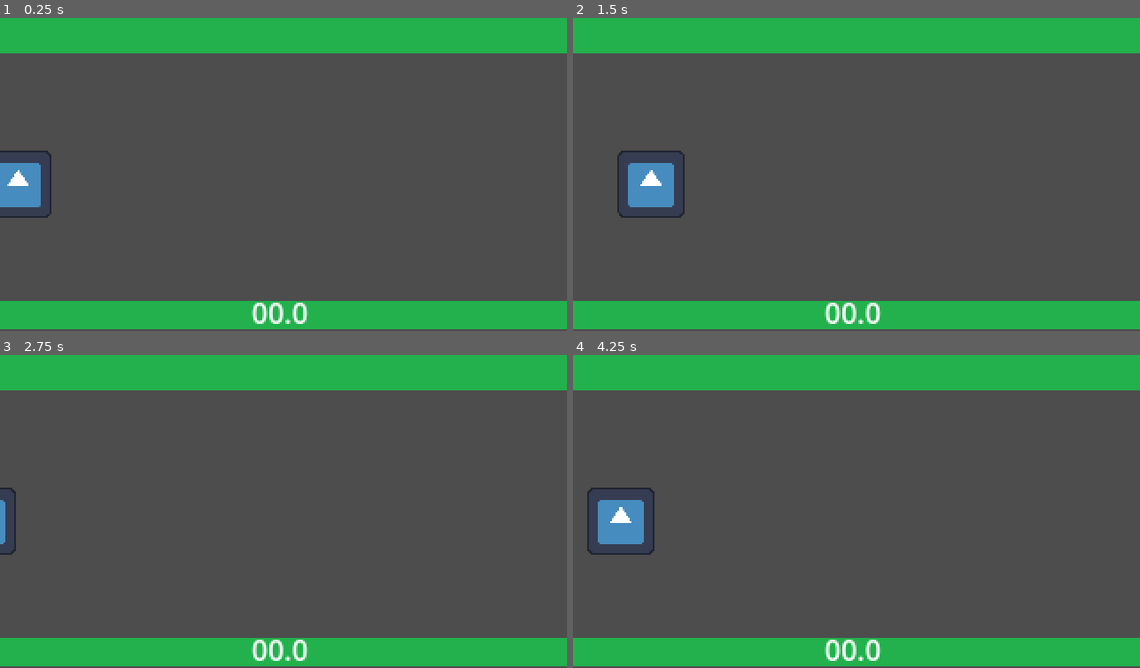
Above: before the commit, frames 1-4 (two rows, left to right).
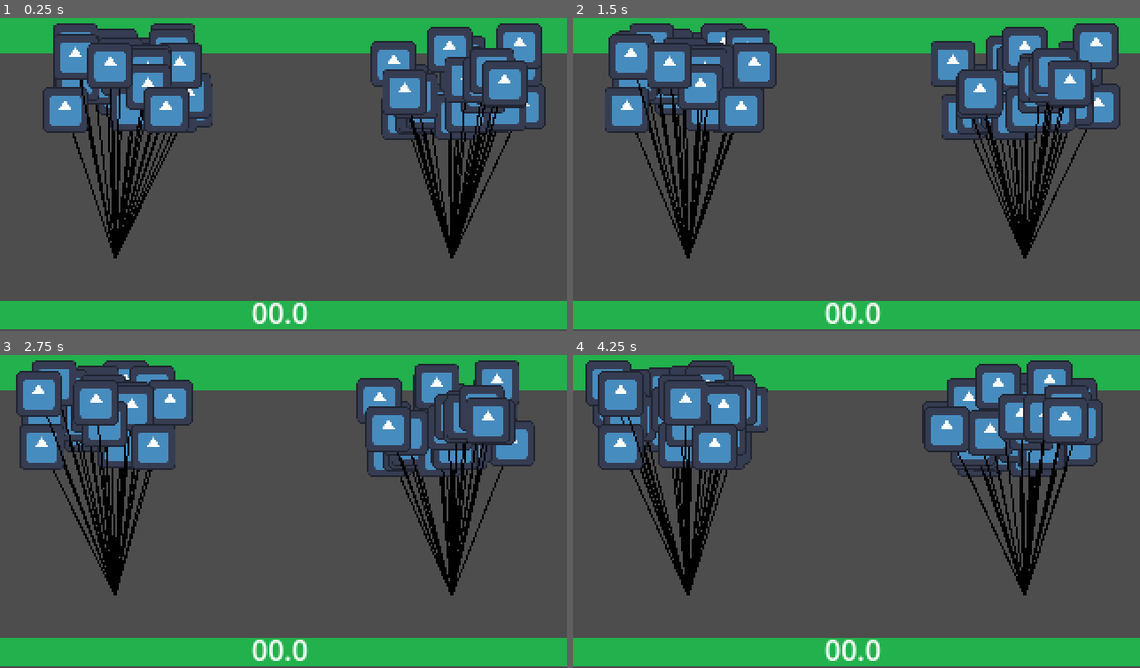
Above: after the commit, the same moments.

Repository: kevinesaa/balloons-wars
Game: Godot game, scene res://levels/level.tscn
Same seed, same stepped clock (60 frames per second), same inputs: the game is played once before the commit and once after it. The engine's default icon, where the game draws it, is replaced by a stand-in: a white triangle on a blue panel in a dark square.
Inputs:
- Up to frame 1 (0.25 s): no input
- Up to frame 2 (1.5 s): tap S (player_one) at 0.6 s; tap K (player_two) at 1.35 s
- Up to frame 3 (2.75 s): tap Space (start_game) at 2.1 s
- Up to frame 4 (4.25 s): tap S (player_one) at 2.85 s; tap K (player_two) at 3.6 s

The runs differ from the first frame. In frame 1, 18% of the frame differs, in the area x 0-97%, y 1-77%; in frame 2, 19%, in the area x 5-97%, y 1-77%; in frame 3, 17%; in frame 4, 19%.

Commit message:
add balloons group

Diff:
--- /dev/null
+++ b/entities/helium_balloon.gd
@@ -0,0 +1,5 @@
+extends Node2D
+class_name HeliumBalloon
+
+@onready var line:Line = $line
+@onready var balloon:Balloon = $balloon
--- /dev/null
+++ b/entities/helium_balloon.tscn
@@ -0,0 +1,17 @@
+[gd_scene load_steps=5 format=3 uid="uid://ba4xyulv5cqff"]
+
+[ext_resource type="Script" uid="uid://bw6mu5tgwrtk7" path="res://entities/helium_balloon.gd" id="1_3lyi4"]
+[ext_resource type="Script" uid="uid://c85awetdg3ng1" path="res://scripts/line.gd" id="1_ukl64"]
+[ext_resource type="Texture2D" uid="uid://cbldkqdanuym6" path="res://icon.svg" id="2_3lyi4"]
+[ext_resource type="Script" uid="uid://4f1p3neijvyy" path="res://scripts/balloon.gd" id="3_xjlpg"]
+
+[node name="helium_balloon" type="Node2D"]
+script = ExtResource("1_3lyi4")
+
+[node name="line" type="Node2D" parent="."]
+script = ExtResource("1_ukl64")
+
+[node name="balloon" type="Sprite2D" parent="."]
+scale = Vector2(0.2, 0.2)
+texture = ExtResource("2_3lyi4")
+script = ExtResource("3_xjlpg")
--- a/levels/level.tscn
+++ b/levels/level.tscn
@@ -1,11 +1,10 @@
-[gd_scene load_steps=8 format=3 uid="uid://c3ddmni6dpr30"]
+[gd_scene load_steps=7 format=3 uid="uid://c3ddmni6dpr30"]
 
 [ext_resource type="Script" uid="uid://lrqiv0orm7ym" path="res://scripts/input_manager.gd" id="1_eg28h"]
 [ext_resource type="Texture2D" uid="uid://vp0gaqd3plfl" path="res://sprites/ground.png" id="1_mmh4m"]
 [ext_resource type="Script" uid="uid://brj51lhlm4jec" path="res://scripts/startGameTimerListener.gd" id="2_cwqvt"]
 [ext_resource type="Script" uid="uid://dajjc74u20g0n" path="res://scripts/game_play_timer.gd" id="4_5mrsh"]
-[ext_resource type="Texture2D" uid="uid://cbldkqdanuym6" path="res://icon.svg" id="5_safpt"]
-[ext_resource type="Script" uid="uid://4f1p3neijvyy" path="res://scripts/balloon.gd" id="6_gjl0y"]
+[ext_resource type="Script" uid="uid://bldxhbqmwtygv" path="res://scripts/balloon_manager.gd" id="6_gjl0y"]
 
 [sub_resource type="RectangleShape2D" id="RectangleShape2D_0spnt"]
 size = Vector2(319.5, 17)
@@ -39,6 +38,9 @@
 [node name="Camera2D" type="Camera2D" parent="."]
 position = Vector2(160, 91)
 
+[node name="balloonManager" type="Node2D" parent="."]
+script = ExtResource("6_gjl0y")
+
 [node name="startGameTimer" type="Timer" parent="."]
 wait_time = 3.0
 one_shot = true
@@ -64,12 +66,6 @@
 horizontal_alignment = 1
 vertical_alignment = 1
 
-[node name="Icon" type="Sprite2D" parent="."]
-position = Vector2(73, 98)
-scale = Vector2(0.3, 0.3)
-texture = ExtResource("5_safpt")
-script = ExtResource("6_gjl0y")
-
 [connection signal="startGamePress" from="inputManager" to="startGameTimerListener" method="onStartPressButton"]
 [connection signal="timeout" from="startGameTimer" to="inputManager" method="onGameTimerFinish"]
 [connection signal="timeout" from="startGameTimer" to="gamePlayTimer" method="onInitGamePlay"]
--- a/scripts/balloon.gd
+++ b/scripts/balloon.gd
@@ -1,9 +1,11 @@
 extends Sprite2D
+class_name Balloon
 
-var ang = 20
-var radius = 30
-var origin = 20
-var speed = 3
+var ang = 0
+
+var origin = 0
+var radius = 0
+var speed = 0
 
 func _process(delta):
 	ang += speed * delta
--- /dev/null
+++ b/scripts/balloon_manager.gd
@@ -0,0 +1,24 @@
+extends Node2D
+
+var helium_balloon: PackedScene = preload("res://entities/helium_balloon.tscn")
+
+func _ready():
+	create_balloons(30, 100)#left group
+	create_balloons(220, 290)#right group
+
+func create_balloons(from,to):
+	for i in 30:
+		var instance: HeliumBalloon = helium_balloon.instantiate()
+		add_child(instance)
+
+		var balloon = instance.balloon
+		balloon.origin = randi_range(from,to)
+		balloon.position.x = randi_range(30,100)
+		balloon.position.y = randi_range(20,60)
+		balloon.speed = 1
+		balloon.ang =randi_range(-1,1)
+		balloon.radius = randi_range(5,15)
+
+		var line = instance.line
+		line.x_final = (from + to) / 2
+		line.y_final = 140
--- /dev/null
+++ b/scripts/line.gd
@@ -0,0 +1,13 @@
+extends Node2D
+class_name Line
+
+@onready var balloon: Balloon = $"../balloon"
+
+var x_final = 0
+var y_final = 0
+
+func _draw():
+	draw_line(Vector2(balloon.position.x,balloon.position.y), Vector2(x_final, y_final), Color.BLACK, 1.0)
+
+func _process(delta):
+	queue_redraw()
Not shown, added: entities/helium_balloon.gd.uid
Not shown, added: scripts/balloon_manager.gd.uid
Not shown, added: scripts/line.gd.uid
